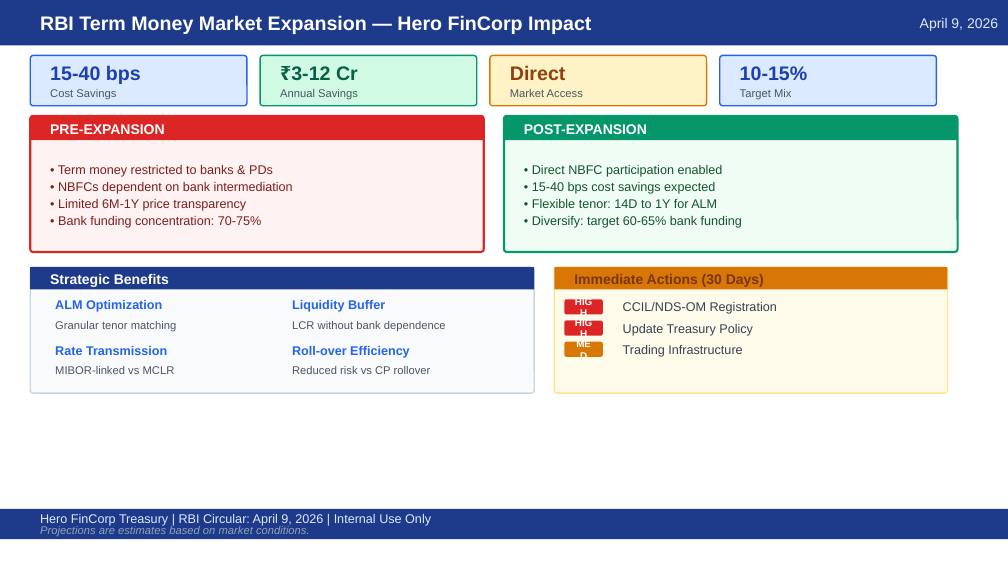
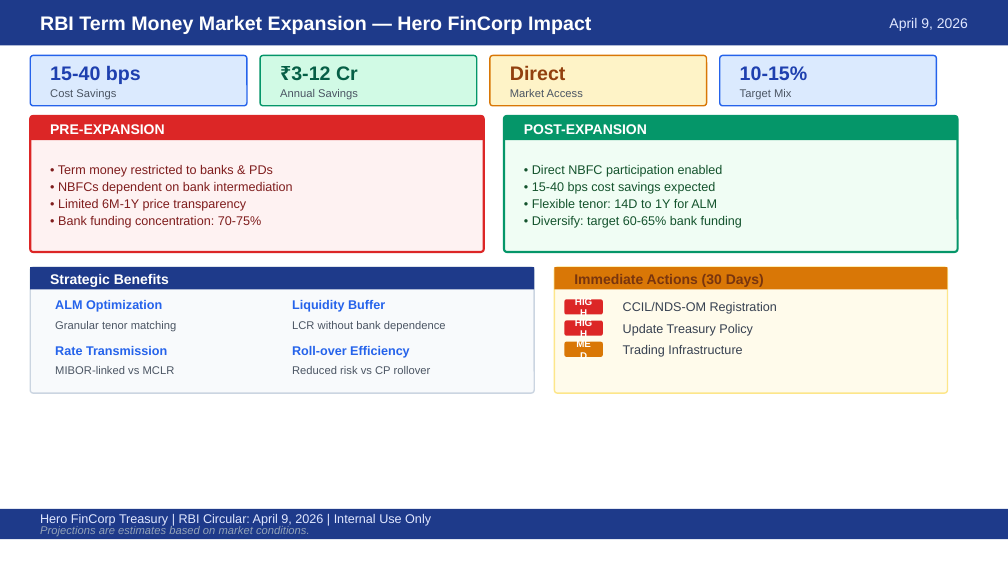
Before and after one commit to ashishiice/rbi-term-money-market-analysis, a slide deck: slide 1 of RBI_Term_Money_Market_HeroFinCorp_Analysis.pptx. Drawn at 1008x567 pixels with LibreOffice and Linux fonts; fonts in the diff are those of the drawing. Boxes give left, top, right and bottom in pixels: in the first picture for what was removed or moved away, otherwise in the second. Text is boxed around its words. In the diff, an @@ line names an element or a change of style, - is before the commit and + after.

Commit message:
Fix PowerPoint v5 final - resolved title-date overlap in header

```diff
--- a/RBI_Term_Money_Market_HeroFinCorp_Analysis.pptx
+++ b/RBI_Term_Money_Market_HeroFinCorp_Analysis.pptx
@@ text "April 9, 2026": place and size @@
-text "April 9, 2026" at [920, 18, 998, 31]
+text "April 9, 2026" at [889, 18, 968, 31]
```
